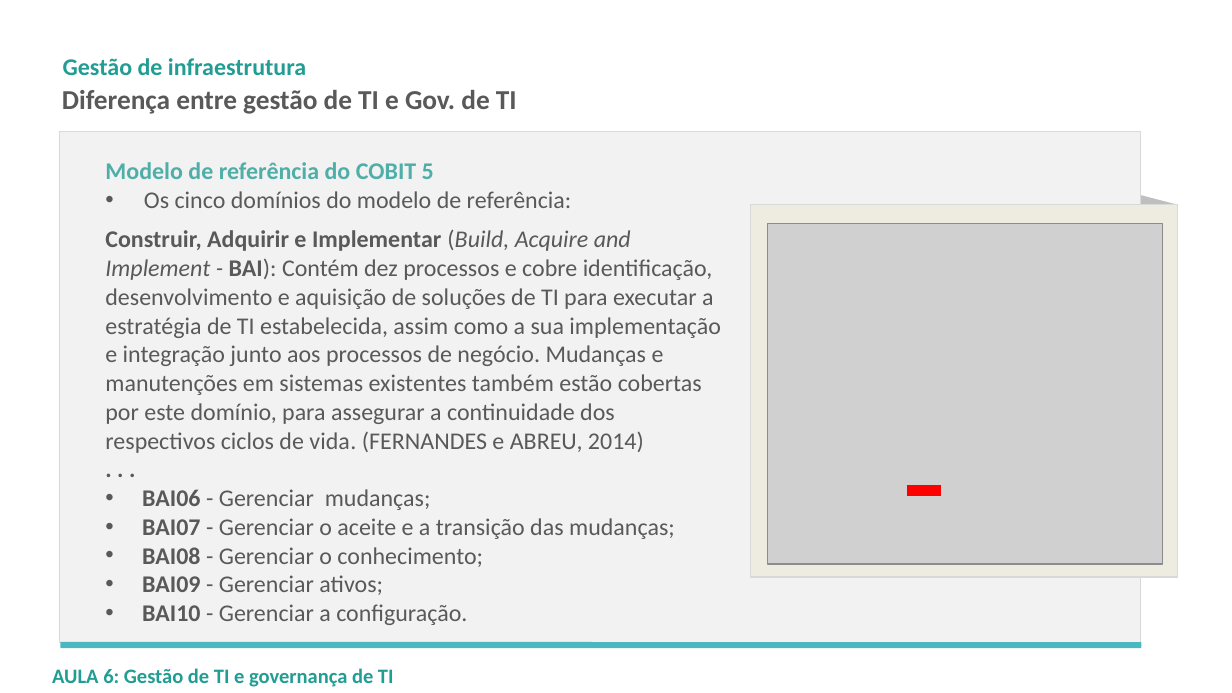
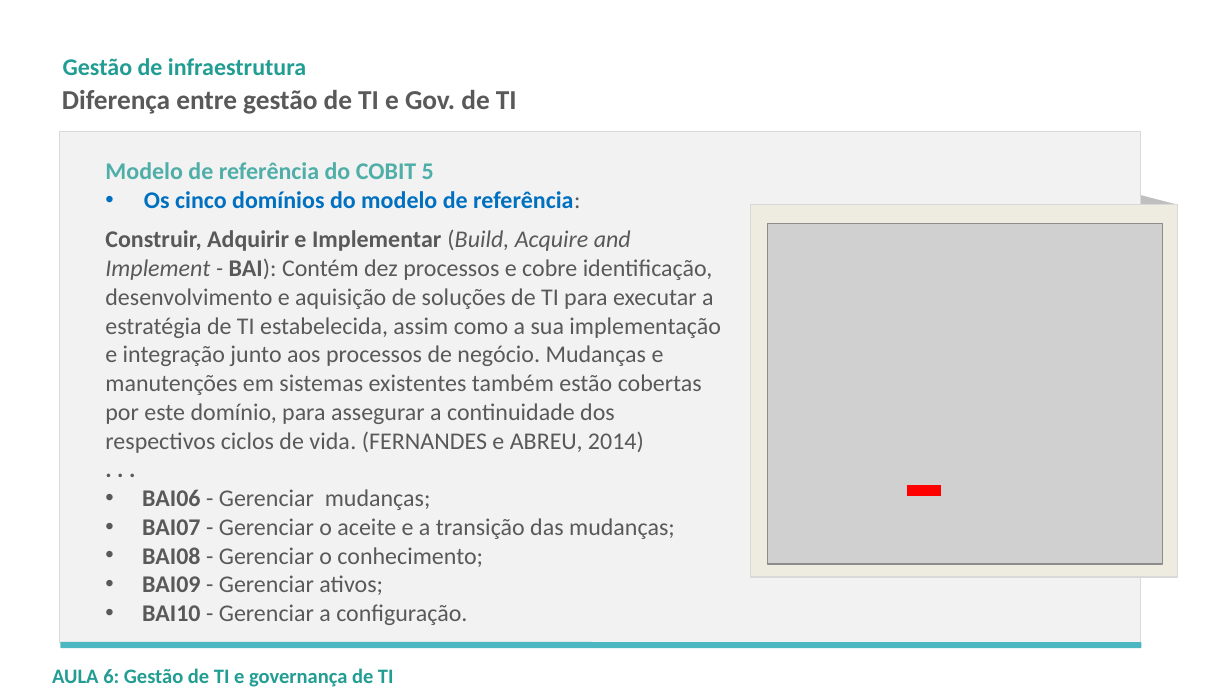
Before and after one commit to LeoCaronezi/CURSOS, a slide deck: slide 26 of GESTAO DE INFRAESTRUTURA - CCT0347/SLIDES/GI_ALB_20019_1_Aula06.pptx. Drawn at 1232x693 pixels with LibreOffice and Linux fonts; fonts in the diff are those of the drawing; grey boxes stand for pictures; background and template pictures are left out. Boxes give left, top, right and bottom in pixels: in the first picture for what was removed or moved away, otherwise in the second. Text is boxed around its words. In the diff, an @@ line names an element or a change of style, - is before the commit and + after.

```diff
--- a/GESTAO DE INFRAESTRUTURA - CCT0347/SLIDES/GI_ALB_20019_1_Aula06.pptx
+++ b/GESTAO DE INFRAESTRUTURA - CCT0347/SLIDES/GI_ALB_20019_1_Aula06.pptx
@@ text at bbox=[144, 191, 580, 208]: text colour #595959 to #0070C0, bold on in "Os cinco domínios do modelo de referência:" @@
```
Also in this commit, not shown: 10 other slides changed, 2 other files.
